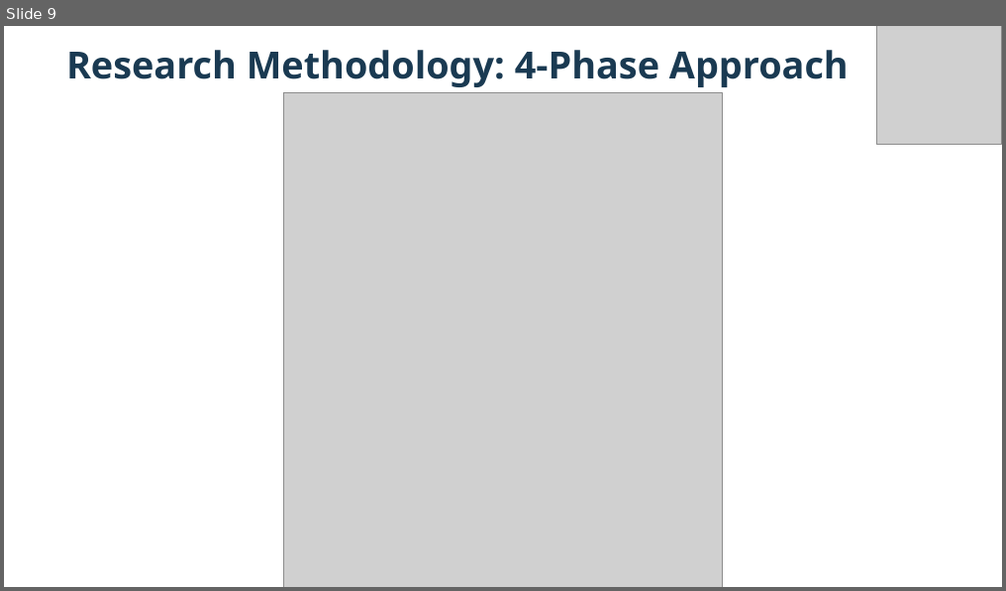
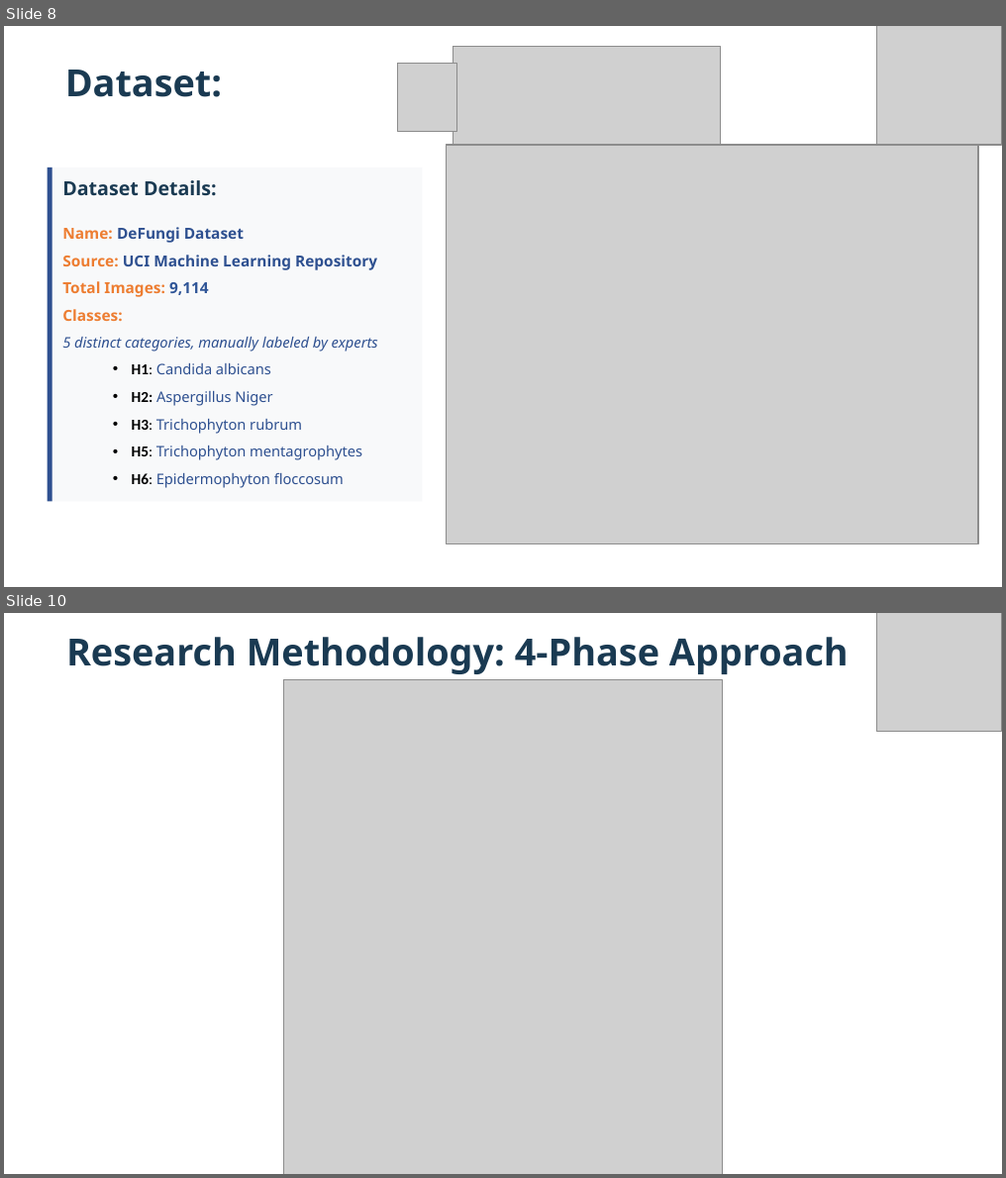
Before and after one commit to ahmed7git/Final-prowerPT, a slide deck: final edit.pptx. Shown one above the other, each under a label of ours: slide 9 before the commit, slides 8 and 10 after it; the slides between them are not shown. The pictures are 1006x591 and 1006x1178 pixels, drawn with LibreOffice and Linux fonts; fonts in the diff are those of the drawing; grey boxes stand for pictures; background and template pictures are left out. Boxes give left, top, right and bottom in pixels: in the first picture for what was removed or moved away, otherwise in the second. Text is boxed around its words. In the diff, an @@ line names an element or a change of style, - is before the commit and + after.

```diff
--- a/final edit.pptx
+++ b/final edit.pptx
@@ slide 8 added at <box>4,26,1002,587</box>, background #FFFFFF @@
@@ picture added at <box>453,46,721,145</box> @@
@@ picture added at <box>876,26,1001,145</box> @@
@@ text added at <box>65,70,222,97</box>, 27 pt, text #1A3A52, bold @@
+Dataset:
@@ picture added at <box>397,63,456,132</box> @@
@@ rectangle added at <box>47,168,422,502</box>, fill #F8F9FA @@
@@ rectangle added at <box>47,168,52,502</box>, fill #2E5090 @@
@@ picture added at <box>447,145,978,544</box> @@
@@ text added at <box>62,180,217,196</box>, 14 pt, text #1A3A52, bold @@
+Dataset Details:
@@ text added at <box>62,227,378,488</box>, 10.5 pt, text #2E5090 @@
+Name: DeFungi Dataset
+Source: UCI Machine Learning Repository
+Total Images: 9,114
+Classes:
+5 distinct categories, manually labeled by experts
+  • H1: Candida albicans
+  • H2: Aspergillus Niger
+  • H3: Trichophyton rubrum
+  • H5: Trichophyton mentagrophytes
+  • H6: Epidermophyton floccosum
@@ what was slide 9 is now slide 10 @@
```
Also in this commit, not shown: 6 slides changed, 2 other slides added, 4 slides removed.
